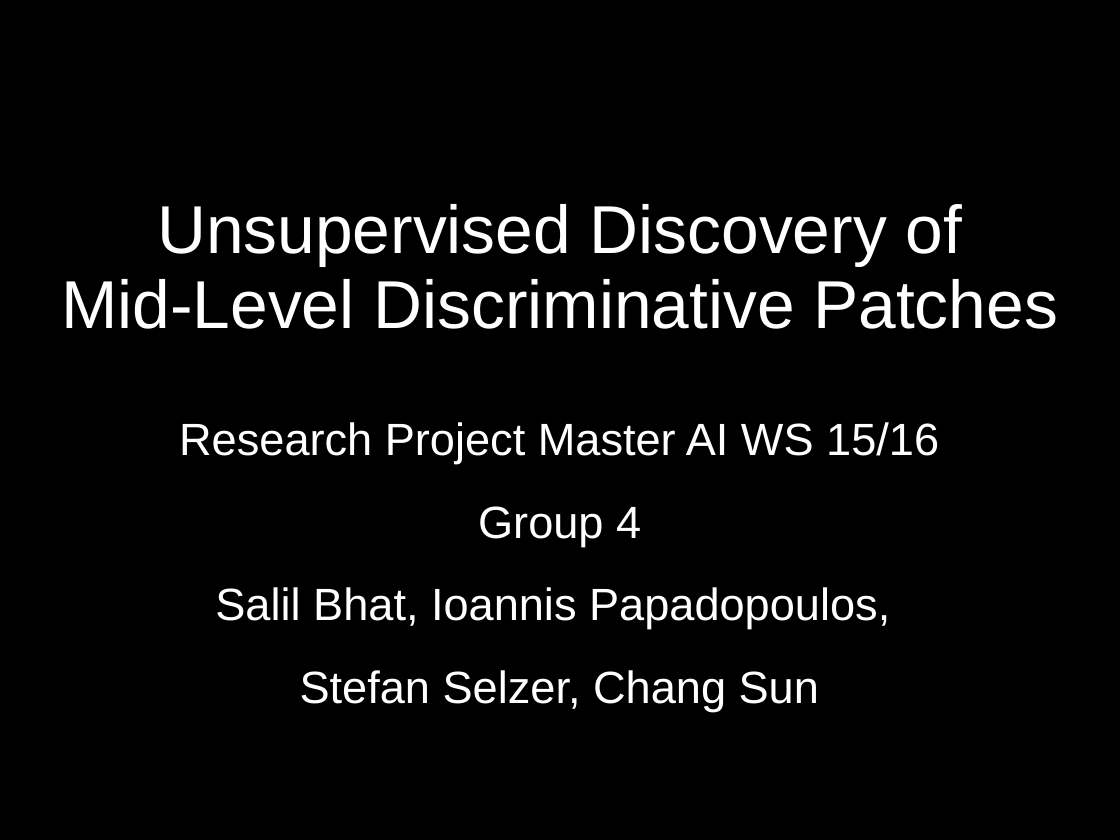
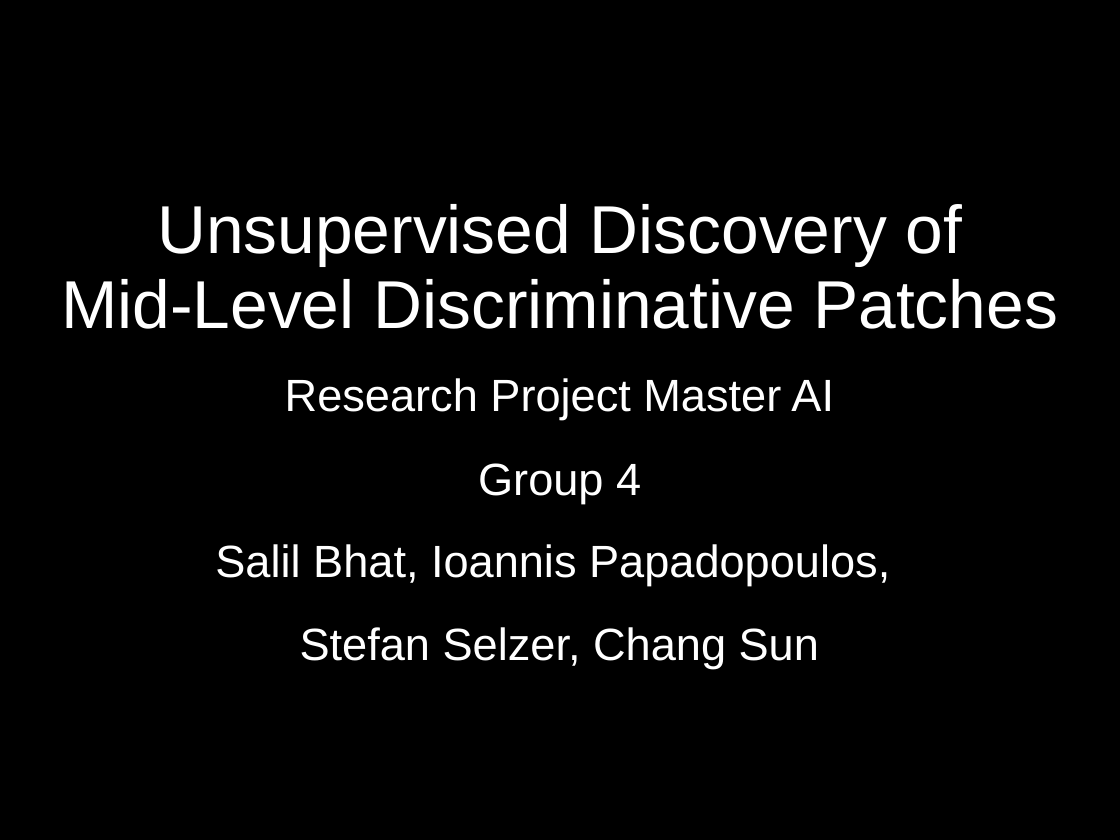
Before and after one commit to GiannisPapadopoulos/DiscriminativePatches, a slide deck: slide 1 of presentations/period1/MAI_Project1_Group4.ppt. Drawn at 1120x840 pixels with LibreOffice and Linux fonts; fonts in the diff are those of the drawing. Boxes give left, top, right and bottom in pixels: in the first picture for what was removed or moved away, otherwise in the second. Text is boxed around its words. In the diff, an @@ line names an element or a change of style, - is before the commit and + after.

```diff
--- a/presentations/period1/MAI_Project1_Group4.ppt
+++ b/presentations/period1/MAI_Project1_Group4.ppt
@@ subtitle at <box>285,378,834,420</box>: text changed @@
-Research Project Master AI WS 15/16
+Research Project Master AI
```
Also in this commit, not shown: 10 other slides changed, 22 slides added, 5 slides removed.
